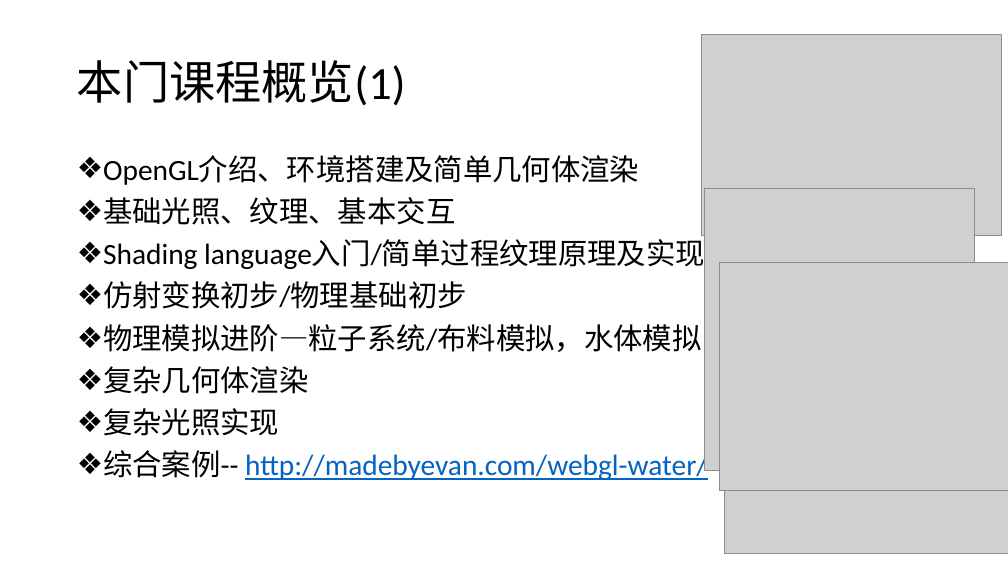
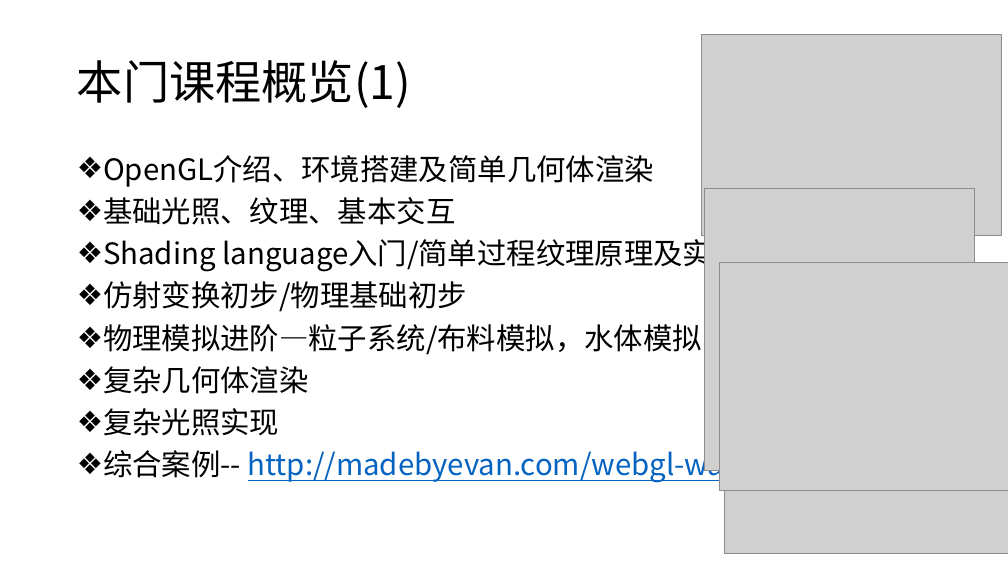
Before and after one commit to talentzxf/LearningAndroid, a slide deck: slide 4 of PPT/OpenGLTutorial_1.pptx (slide 3 before the commit). Drawn at 1008x567 pixels with LibreOffice and Linux fonts; fonts in the diff are those of the drawing; grey boxes stand for pictures. Boxes give left, top, right and bottom in pixels: in the first picture for what was removed or moved away, otherwise in the second. Text is boxed around its words. In the diff, an @@ line names an element or a change of style, - is before the commit and + after.

```diff
--- a/PPT/OpenGLTutorial_1.pptx
+++ b/PPT/OpenGLTutorial_1.pptx
@@ title "本门课程概览(1)" at (77,60,411,108): font Calibri to Noto Sans CJK SC @@
@@ text "OpenGL介绍、环境搭建及简单几何体渲染" at (103,155,773,484): font Calibri to Noto Sans CJK SC @@
```
Also in this commit, not shown: 6 other slides changed, 1 slide added, 1 other file.
